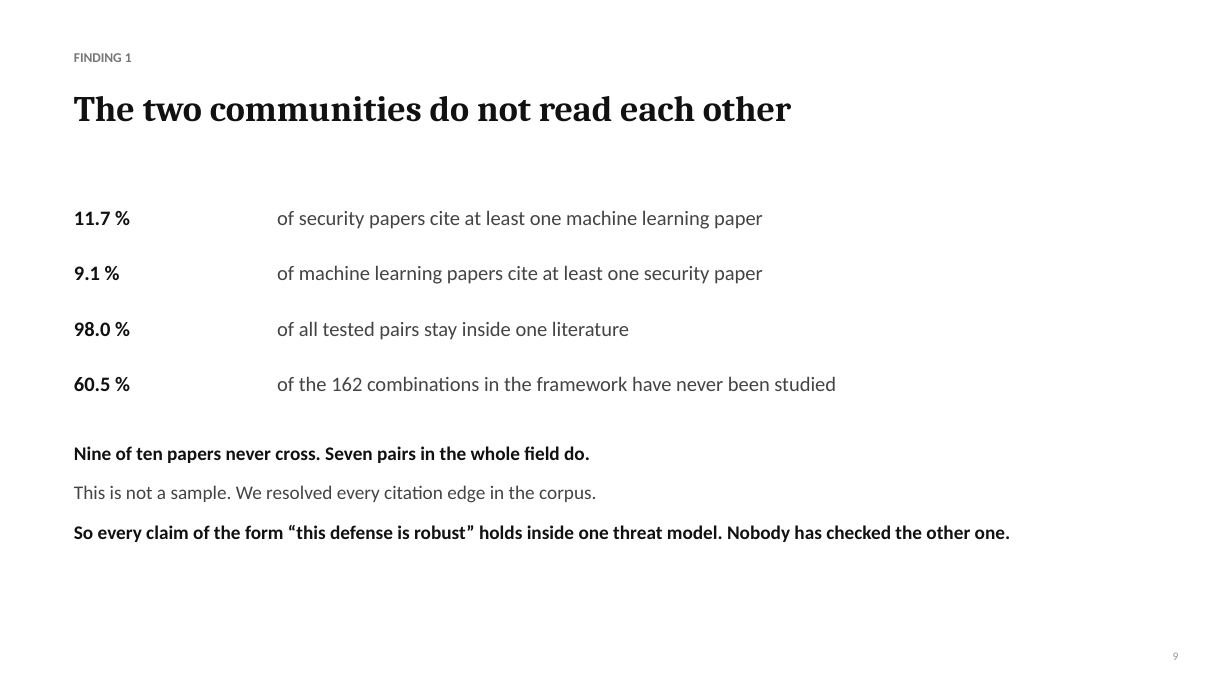
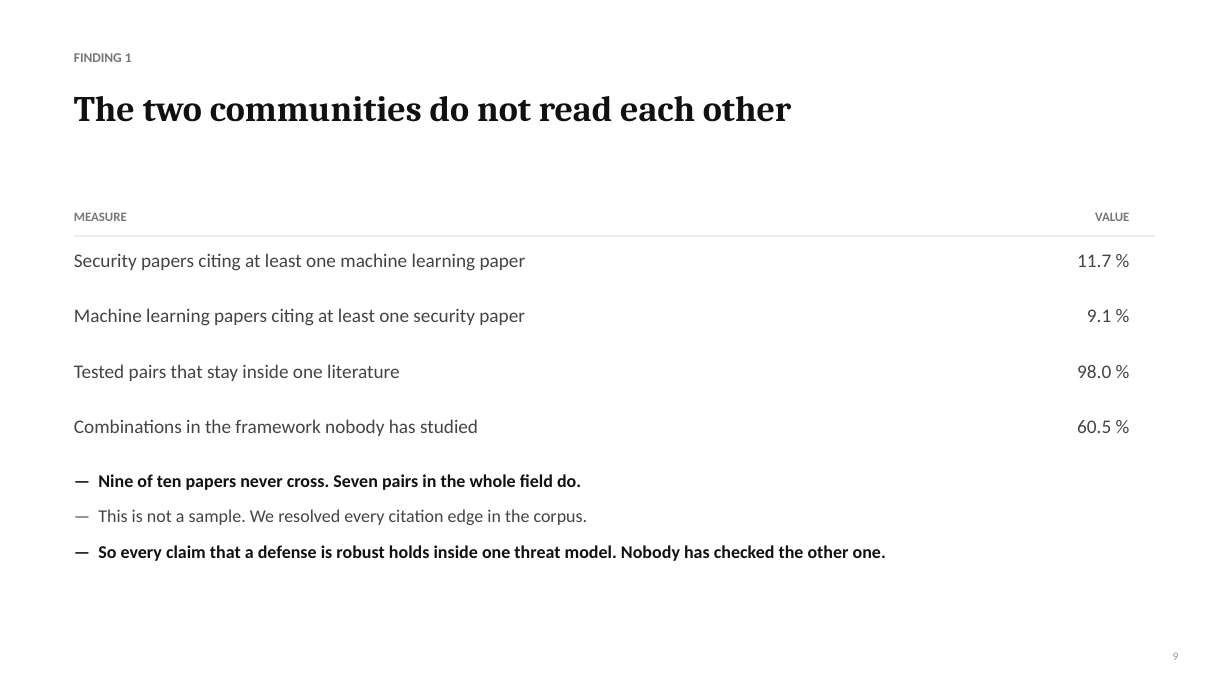
Before and after one commit to Nyamtulla/context_poison, a slide deck: slide 9 of advisor_meeting.pptx. Drawn at 1232x693 pixels with LibreOffice and Linux fonts; fonts in the diff are those of the drawing. Boxes give left, top, right and bottom in pixels: in the first picture for what was removed or moved away, otherwise in the second. Text is boxed around its words. In the diff, an @@ line names an element or a change of style, - is before the commit and + after.

```diff
--- a/advisor_meeting.pptx
+++ b/advisor_meeting.pptx
@@ text added at bbox=[74, 212, 127, 221], 10 pt, text #777777, bold @@
+MEASURE
@@ rectangle added at bbox=[74, 236, 1155, 237], fill #CCCCCC @@
@@ text at bbox=[1095, 212, 1129, 221]: text changed; size 16 to 10 pt; text colour #444444 to #777777; bold on @@
-of security papers cite at least one machine learning paper
+VALUE
@@ text at bbox=[74, 253, 526, 271]: text changed; size 16 to 15 pt @@
-of machine learning papers cite at least one security paper
+Security papers citing at least one machine learning paper
@@ text "11.7 %": place and size @@
-text "11.7 %" at bbox=[74, 211, 111, 225]
+text "11.7 %" at bbox=[1077, 254, 1111, 267]
@@ text added at bbox=[74, 308, 525, 326], 15 pt, text #444444 @@
+Machine learning papers citing at least one security paper
@@ text "9.1 %": place and size @@
-text "9.1 %" at bbox=[74, 266, 100, 280]
+text "9.1 %" at bbox=[1087, 309, 1111, 322]
@@ text "98.0 %": place and size @@
-text "98.0 %" at bbox=[74, 322, 111, 336]
+text "98.0 %" at bbox=[1077, 365, 1111, 378]
@@ text at bbox=[74, 364, 400, 381]: text changed; size 16 to 15 pt @@
-of all tested pairs stay inside one literature
+Tested pairs that stay inside one literature
@@ text removed at bbox=[277, 376, 836, 391] @@
-of the 162 combinations in the framework have never been studied
@@ text added at bbox=[74, 419, 478, 436], 15 pt, text #444444 @@
+Combinations in the framework nobody has studied
@@ size 16 to 15 pt, text colour #111111 to #444444, bold off; alignment left to right in 4 elements at bbox=[1077, 254, 1111, 267], bbox=[1087, 309, 1111, 322], bbox=[1077, 365, 1111, 378], bbox=[1077, 420, 1111, 433] @@
@@ text "60.5 %": place and size @@
-text "60.5 %" at bbox=[74, 377, 111, 391]
+text "60.5 %" at bbox=[1077, 420, 1111, 433]
@@ text at bbox=[98, 474, 886, 561]: text changed; size 15 to 14 pt @@
-Nine of ten papers never cross. Seven pairs in the whole field do.
-This is not a sample. We resolved every citation edge in the corpus.
-So every claim of the form “this defense is robust” holds inside one threat model. Nobody has checked the other one.
+— Nine of ten papers never cross. Seven pairs in the whole field do.
+— This is not a sample. We resolved every citation edge in the corpus.
+— So every claim that a defense is robust holds inside one threat model. Nobody has checked the other one.
```
Also in this commit, not shown: 11 other slides changed, 2 slides added, 1 slide removed, 2 other files.
